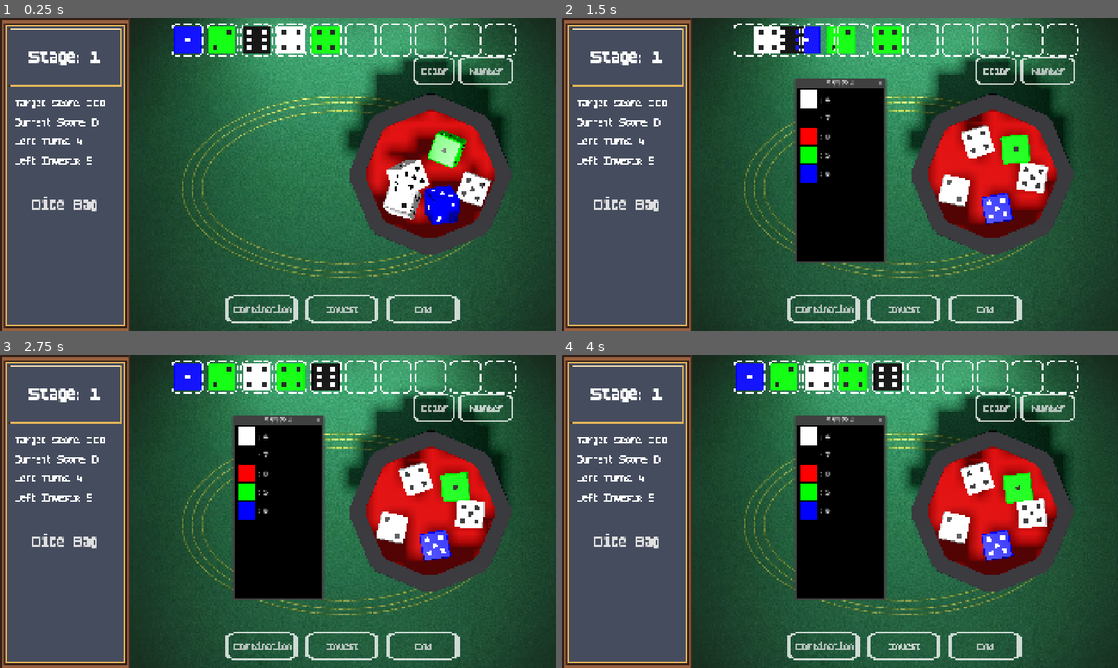
Above: before the commit, frames 1-4 (two rows, left to right).
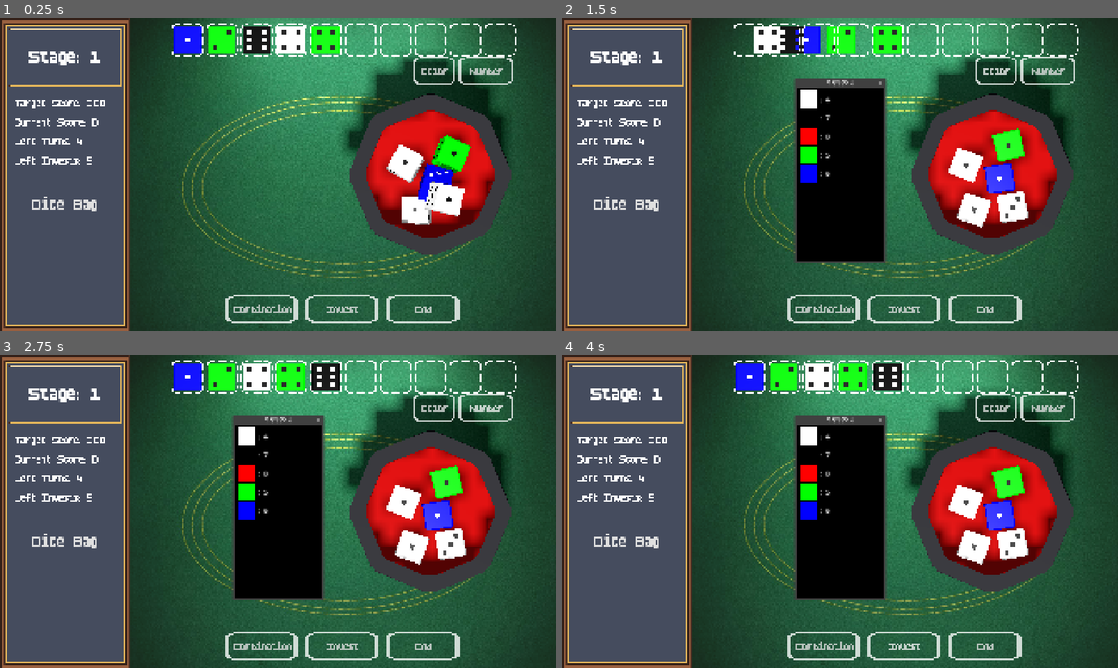
Above: after the commit, the same moments.

Repository: SangHyung-Jung/ColorDiceRollGame
Game: Godot game, scene res://main_screen.tscn
Two runs of this game, one before a commit and one after it. Both use one fixed random seed, a clock stepped at 60 frames per second and the inputs below.
Inputs:
- Up to frame 1 (0.25 s): no input
- Up to frame 2 (1.5 s): click "Dice Bag" at 0.5 s; click "Color" at 1.25 s
- Up to frame 3 (2.75 s): click "Number" at 2 s
- Up to frame 4 (4 s): click "Combination" at 2.75 s; click "Invest" at 3.5 s

The runs differ from the first frame. In frame 1, 4.1% of the frame differs, in the area x 66-89%, y 35-66%; in frame 2, 4.1%; in frame 3, 4.2%, in the area x 67-88%, y 30-68%; in frame 4, 4.2%.

Commit message:
set dice not to go outside

Diff:
--- a/cup.tscn
+++ b/cup.tscn
@@ -32,13 +32,14 @@
 [node name="CupOuterWall" type="CSGCylinder3D" parent="PhysicsBody/CollisionMesh"]
 radius = 5.2
 height = 9.0
-sides = 16
+sides = 64
 
 [node name="CupInnerSpace" type="CSGCylinder3D" parent="PhysicsBody/CollisionMesh"]
+transform = Transform3D(1, 0, 0, 0, 1, 0, 0, 0, 1, 0, -1, 0)
 operation = 2
 radius = 3.3
 height = 7.0
-sides = 16
+sides = 64
 
 [node name="InsideArea" type="Area3D" parent="PhysicsBody"]
 visible = false
--- a/project.godot
+++ b/project.godot
@@ -46,6 +46,7 @@
 common/max_physics_steps_per_frame=16
 3d/solver/contact_recycle_radius=0.08
 3d/solver/contact_max_separation=0.005
+3d/physics_ticks_per_second=1000
 
 [rendering]
 
--- a/scripts/components/cup.gd
+++ b/scripts/components/cup.gd
@@ -43,6 +43,15 @@
 	var physics_body = $PhysicsBody
 	if physics_body is AnimatableBody3D:
 		physics_body.sync_to_physics = true  # 물리 동기화 활성화
+
+	# ★ 물리 재질 생성 및 적용
+	var cup_material = PhysicsMaterial.new()
+	cup_material.friction = 0.6        # 마찰력 (주사위가 벽을 타고 올라가지 못하게)
+	cup_material.bounce = 0.4          # 반발력 (너무 높으면 튕겨나감)
+	cup_material.absorbent = false     # 에너지 흡수 비활성화
+
+	physics_body.physics_material_override = cup_material
+
 	# 주사위가 컵 안팎으로 이동할 때의 이벤트 연결
 	inside_area.body_entered.connect(_on_body_entered_cup)
 	inside_area.body_exited.connect(_on_body_exited_cup)
--- a/scripts/components/dice.gd
+++ b/scripts/components/dice.gd
@@ -75,20 +75,20 @@
 # ★ 2. 컵 '내부' 흔들기용 물리: 원본 GitHub 값으로 복원
 func apply_inside_cup_physics() -> void:
 	print("🎲 ", name, " -> 컵 내부 흔들기 물리 적용 (중력 40, 저항 0.5, 반발 0.6)")
-	gravity_scale = 40
-	linear_damp = 0.5
-	angular_damp = 0.1
+	gravity_scale = 15
+	linear_damp = 0
+	angular_damp = 0
 
 	if physics_material_override:
 		physics_material_override.friction = 0.4
-		physics_material_override.bounce = 0.6  # ★ 활발하게 튕기도록
+		physics_material_override.bounce = 1  # ★ 활발하게 튕기도록
 
 # ★ 3. 컵 '외부' 테이블용 물리: 원본 GitHub 값으로 복원
 func apply_outside_cup_physics() -> void:
 	print("🎲 ", name, " -> 테이블 물리 적용 (중력 40, 저항 2.0)")
 	gravity_scale = 40
-	linear_damp = 2.0  # 저항을 높여서 빠르게 정착
-	angular_damp = 5.0  # 회전 저항을 높여서 빠르게 멈춤
+	linear_damp = 1.0  # 저항을 높여서 빠르게 정착
+	angular_damp = 1.0  # 회전 저항을 높여서 빠르게 멈춤
 
 	if physics_material_override:
 		physics_material_override.friction = 1.2
--- a/scripts/utils/constants.gd
+++ b/scripts/utils/constants.gd
@@ -47,11 +47,11 @@
 const CUP_SPAWN_RADIUS := 2.0  # 컵 내부 주사위 생성 반경
 
 # === 주사위 물리 시뮬레이션 ===
-const DICE_IMPULSE_RANGE := Vector2(10, 50)  # 주사위 쏟을 때 X축 힘의 범위 (더 강하게)
+const DICE_IMPULSE_RANGE := Vector2(5, 25)  # 주사위 쏟을 때 X축 힘의 범위 (더 강하게)
 const DICE_IMPULSE_Y_RANGE := Vector2(8, 12)  # 주사위 쏟을 때 Y축 힘의 범위 (더 높이)
 const DICE_IMPULSE_Z_RANGE := Vector2(-15, 15)  # 주사위 쏟을 때 Z축 힘의 범위 (추가)
-const DICE_TORQUE_RANGE := Vector2(-20, 20)  # 주사위 회전력 범위 (추가)
-const DICE_SPAWN_VELOCITY := 10.0  # 생성 시 초기 하향 속도
+const DICE_TORQUE_RANGE := Vector2(-12, 12)  # 주사위 회전력 범위 (추가)
+const DICE_SPAWN_VELOCITY := 15.0  # 생성 시 초기 하향 속도
 const DICE_SETTLEMENT_TIME := 0.5  # 주사위가 컵 바닥에 정착하는 데 필요한 시간 (초)
 
 # === 애니메이션 타이밍 ===
